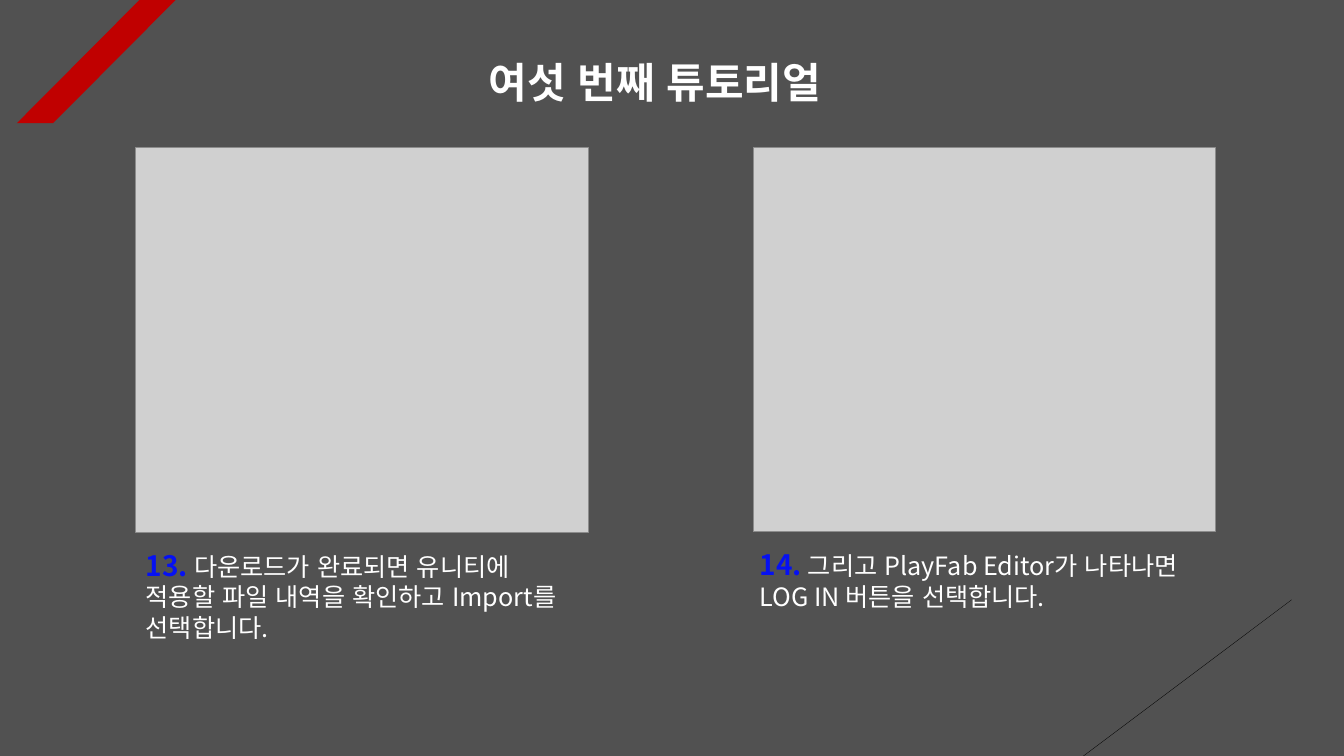
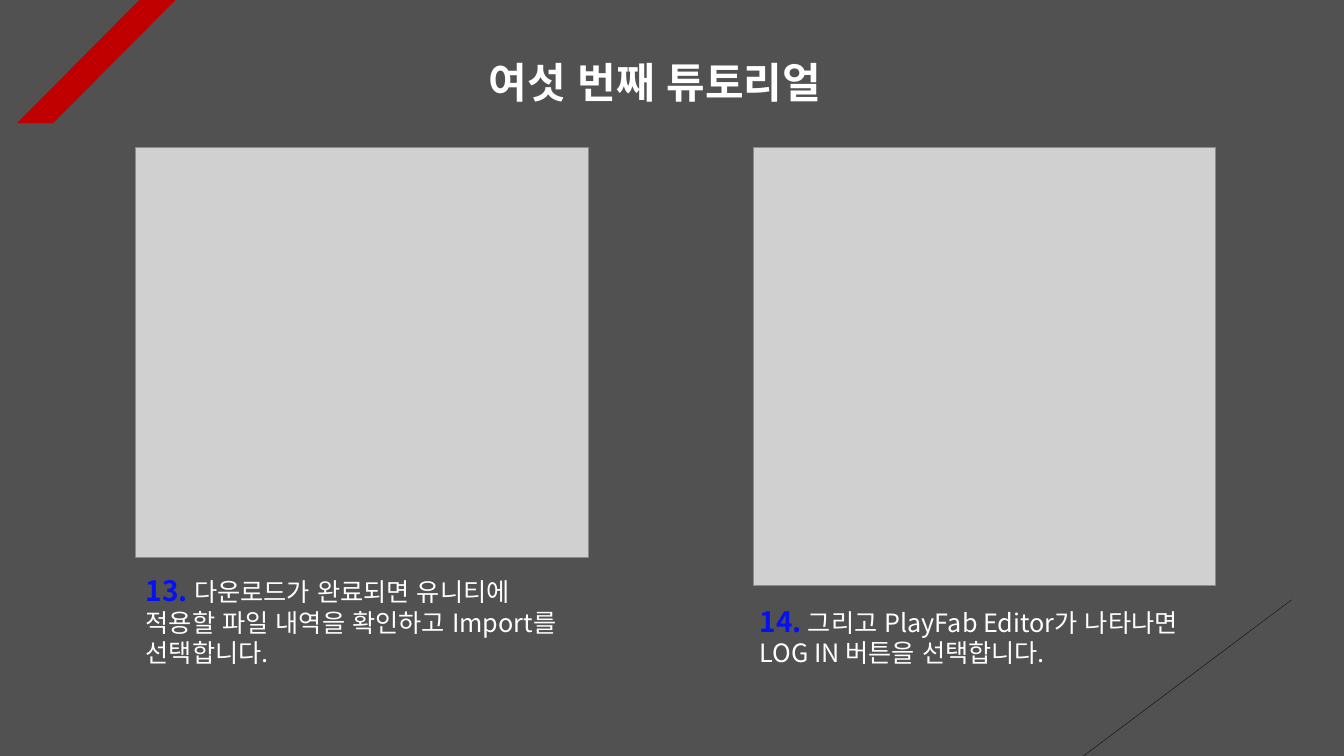
Before and after one commit to Unity2033/3D-UnityEngine, a slide deck: slide 6 of Assets/Class/Photon Server/PPT Data/Photon PlayFab.pptx. Drawn at 1344x756 pixels with LibreOffice and Linux fonts; fonts in the diff are those of the drawing; grey boxes stand for pictures. Boxes give left, top, right and bottom in pixels: in the first picture for what was removed or moved away, otherwise in the second. Text is boxed around its words. In the diff, an @@ line names an element or a change of style, - is before the commit and + after.

```diff
--- a/Assets/Class/Photon Server/PPT Data/Photon PlayFab.pptx
+++ b/Assets/Class/Photon Server/PPT Data/Photon PlayFab.pptx
@@ picture: place and size @@
-picture at box(136, 147, 589, 532)
+picture at box(136, 147, 589, 557)
@@ picture: place and size @@
-picture at box(753, 147, 1215, 531)
+picture at box(753, 147, 1215, 586)
@@ text "13. 다운로드가 완료되면 유니티에 적용할 ...": place and size @@
-text "13. 다운로드가 완료되면 유니티에 적용할 ..." at box(146, 555, 556, 639)
+text "13. 다운로드가 완료되면 유니티에 적용할 ..." at box(146, 580, 556, 664)
@@ text "14. 그리고 PlayFab Editor가 나타나면 ...": place and size @@
-text "14. 그리고 PlayFab Editor가 나타나면 ..." at box(759, 554, 1178, 608)
+text "14. 그리고 PlayFab Editor가 나타나면 ..." at box(759, 611, 1178, 664)
```
Also in this commit, not shown: 3 other slides changed, 22 other files.
